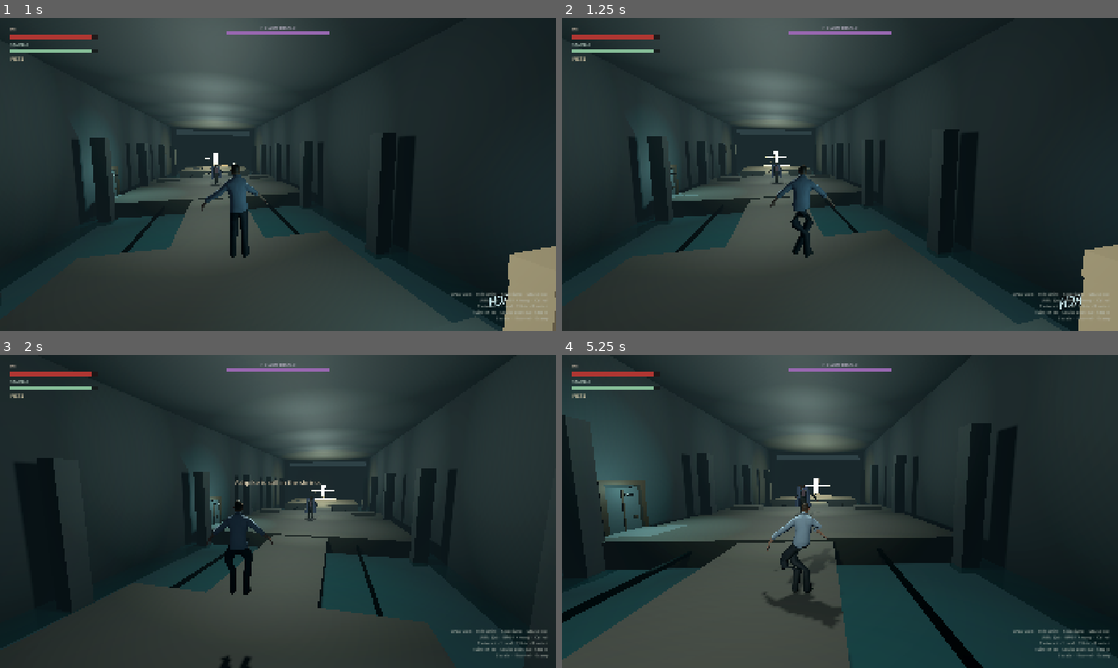
Above: before the commit, frames 1-4 (two rows, left to right).
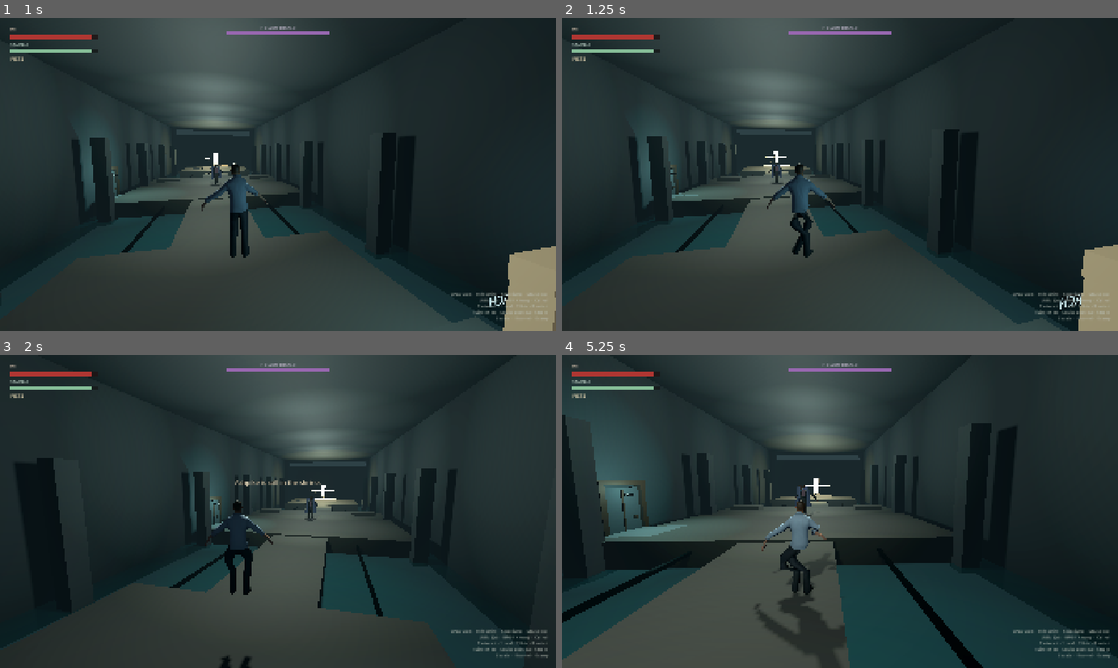
Above: after the commit, the same moments.

Repository: myat93/line7
Game: Godot game, scene res://main.tscn
The game is run twice, just before and just after one commit, with the same random seed, the same clock (stepped at 60 frames per second) and the same inputs.
Inputs (mouse positions are in pixels of both pictures, inside the frame that each line leads up to):
- Up to frame 1 (1 s): tap Enter at 0.5 s; move the mouse to (305, 174) at 0.52 s; hold W (move_forward) from 0.53 s (still down); hold Shift (sprint) from 0.53 s (still down); click (305, 174) at 0.67 s; tap Space (jump) at 0.77 s
- Up to frame 2 (1.25 s): keep holding W (move_forward); keep holding Shift (sprint)
- Up to frame 3 (2 s): keep holding W (move_forward); move the mouse to (250, 511) at 1.27 s; release Shift (sprint) at 1.28 s; tap 1 (bind_ashpike) at 1.35 s; tap Space (jump) at 1.52 s; tap Shift (sprint) at 1.55 s
- Up to frame 4 (5.25 s): keep holding W (move_forward); move the mouse to (851, 505) at 2.02 s; hold 2 (bind_fists) 2.03-2.78 s; tap Shift (sprint) every 0.75 s from 2.3 to 4.55 s; move the mouse to (834, 517) at 2.77 s; right-click (834, 517) at 2.85 s; click (834, 517) at 2.92 s; tap Space (jump) at 3.02, 3.77, 4.52 s; move the mouse to (878, 514) at 3.52 s; hold E (interact) 3.53-4.28 s; move the mouse to (795, 508) at 4.27 s; click (795, 508) at 4.35 s; move the mouse to (845, 511) at 5.02 s; hold Ctrl (roll) from 5.03 s (still down); click (845, 511) at 5.17 s

Frame 1 is identical in both runs. In frame 2, 0.3% of the frame differs, in the area x 36-50%, y 46-76%; in frame 3, less than 0.1%; in frame 4, 1.8%, in the area x 34-52%, y 46-100%.

Commit message:
Keep sprint and roll IBM-safe: stride the legs, do not roll the torso.
Co-authored-by: myat93 <myat93@users.noreply.github.com>

Diff:
--- a/characters/he/he.gd
+++ b/characters/he/he.gd
@@ -465,9 +465,7 @@
 	## Distance-driven stride so feet read against walk speed (no clock skate).
 	_pose_idle()
 	var swing := sin(_stride)
-	## After +90° align, negative local Z leans the spine toward MeshRoot −Z.
-	_part_rot("Torso", Vector3(0.0, swing * 0.04, -0.04))
-	## Keep A-pose arms — even small upper-arm extras stretch the 100× IBM.
+	## Legs only — torso extras stretch the 100×-IBM sleeves.
 	_part_rot("L_Thigh", Vector3(swing * 0.34, 0.0, 0.0))
 	_part_rot("R_Thigh", Vector3(-swing * 0.34, 0.0, 0.0))
 	_part_rot("L_Shin", Vector3(maxf(-swing, 0.0) * 0.28, 0.0, 0.0))
@@ -479,10 +477,7 @@
 	## Modest extras only — large ones stretch the 100×-IBM skin.
 	_pose_idle()
 	var swing := sin(_stride)
-	_part_rot("Hips", Vector3(0.0, 0.0, -0.08))
-	_part_rot("Torso", Vector3(0.0, swing * 0.04, -0.16))
-	_part_rot("Head", Vector3(0.05, 0.0, 0.0))
-	## No arm extras — those pulled the IBM sleeve across the back.
+	## Legs only. Hip/torso extras stretch the 100×-IBM sleeves across the back.
 	_part_rot("L_Thigh", Vector3(swing * 0.42, 0.0, 0.0))
 	_part_rot("R_Thigh", Vector3(-swing * 0.42, 0.0, 0.0))
 	_part_rot("L_Shin", Vector3(maxf(-swing, 0.0) * 0.40, 0.0, 0.0))
@@ -545,9 +540,7 @@
 	if _state_time > 0.26:
 		tuck = 1.0 - clampf((_state_time - 0.26) / 0.14, 0.0, 1.0)
 	_pose_idle()
-	_part_rot("Hips", Vector3(0.0, 0.0, -0.18) * tuck)
-	_part_rot("Torso", Vector3(0.0, 0.0, -0.14) * tuck)
-	_part_rot("Head", Vector3(0.10, 0.0, 0.0) * tuck)
+	_part_rot("Head", Vector3(0.08, 0.0, 0.0) * tuck)
 	_part_rot("L_Thigh", Vector3(-0.42, 0.0, 0.05) * tuck)
 	_part_rot("R_Thigh", Vector3(-0.44, 0.0, -0.05) * tuck)
 	_part_rot("L_Shin", Vector3(0.48, 0.0, 0.0) * tuck)
--- a/tools/play_sim.gd
+++ b/tools/play_sim.gd
@@ -136,12 +136,15 @@
 		if _fist_span(he, "R_Fist") > 1.35:
 			_fail("HE heavy R_Fist spaghetti — bone pose exploded the IBM skin.")
 		he.state = HE.State.FREE
+		he._sprinting = false
+		he._update_visual_pose()
+		var idle_thigh := he._rig.bone_pose_rotation("L_Thigh")
 		he._sprinting = true
 		he._stride = 0.6
 		he._update_visual_pose()
-		var sprint_up := he._rig.bone_world_axis("Torso", 1)
-		if sprint_up.dot(mesh_fwd) < 0.08:
-			_fail("HE sprint must lean the torso toward move forward.")
+		var sprint_thigh := he._rig.bone_pose_rotation("L_Thigh")
+		if idle_thigh.is_equal_approx(sprint_thigh):
+			_fail("HE sprint must stride the legs (foot read).")
 		if _fist_span(he, "L_Fist") > 1.35 or _fist_span(he, "R_Fist") > 1.35:
 			_fail("HE sprint pose exploded an arm (IBM skin).")
 		he._sprinting = false
